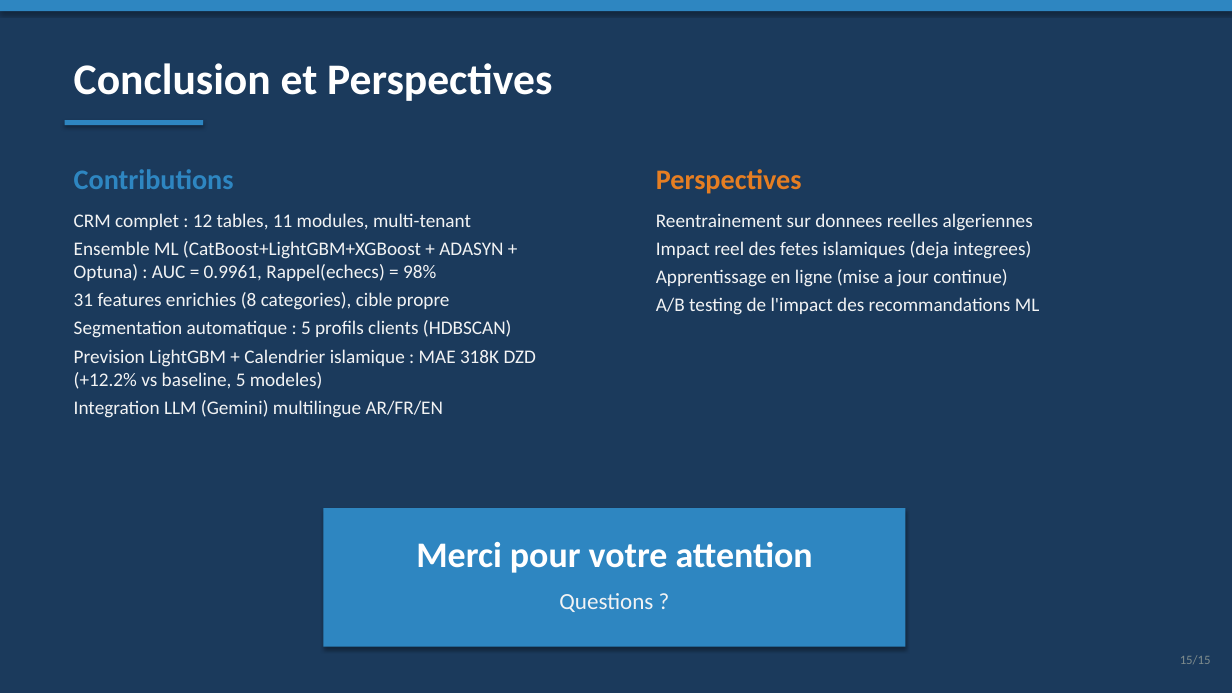
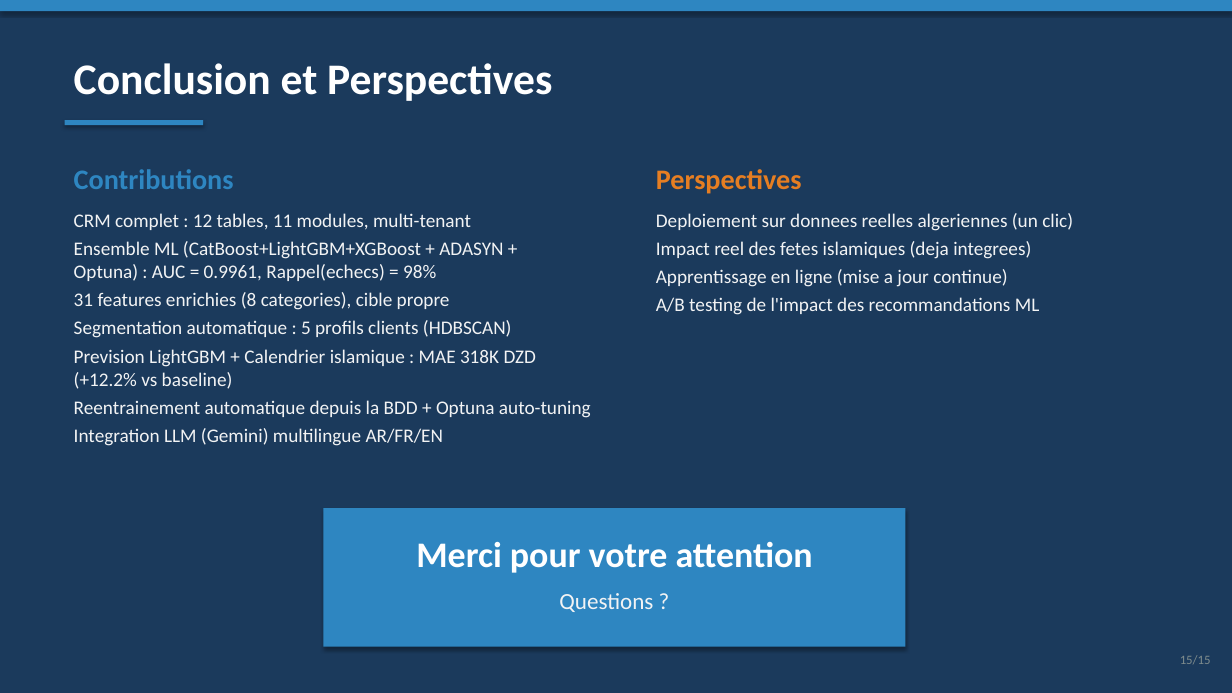
Before and after one commit to amine-dubs/COD-CRM, a slide deck: slide 15 of docs/presentation.pptx. Drawn at 1232x693 pixels with LibreOffice and Linux fonts; fonts in the diff are those of the drawing. Boxes give left, top, right and bottom in pixels: in the first picture for what was removed or moved away, otherwise in the second. Text is boxed around its words. In the diff, an @@ line names an element or a change of style, - is before the commit and + after.

```diff
--- a/docs/presentation.pptx
+++ b/docs/presentation.pptx
@@ text at (656,213,1073,231): text changed @@
-Reentrainement sur donnees reelles algeriennes
+Deploiement sur donnees reelles algeriennes (un clic)
@@ text at (74,349,591,418): text changed @@
-Prevision LightGBM + Calendrier islamique : MAE 318K DZD (+12.2% vs baseline, 5 modeles)
+Prevision LightGBM + Calendrier islamique : MAE 318K DZD (+12.2% vs baseline)
+Reentrainement automatique depuis la BDD + Optuna auto-tuning
```
Also in this commit, not shown: 2 other slides changed, 9 other files.
